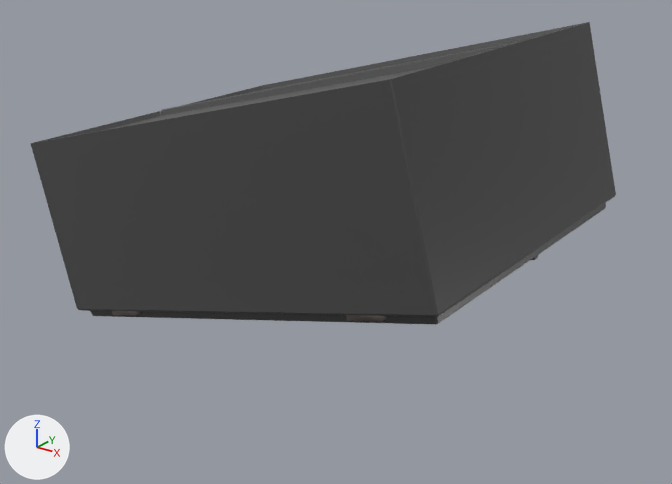
Two versions of the Blender file TunnelTrouble/Assets/Models/Models/Wardrobe(schrank).blend, one commit apart.
Before and after are seen from a camera (50 mm lens) standing at (8.29, -8.13, 4.81) and looking at (2.41, -0.21, 1.0). Arrows for +X, +Y and +Z are at lower left; the lights stay in place. Both versions are drawn at frame 39 of the action 'Fall'; the numbers are the values there.

Before the edit, the objects in view are built like this:
```python
me_cube = bpy.data.meshes.new('Cube')
me_cube.from_pydata(...)  # 52 vertices, 50 faces; spans x -2.14..0.0, y -2.0..2.0, z 0.0..5.0
me_cube.materials.append(mat_material)  # dark grey #474747
ob_cube = bpy.data.objects.new('Cube', me_cube)
ob_cube.location = (0.0, 0.0, 0.0)
ob_cube.rotation_euler = (0.0, 1.308, 0.0)  # degrees (0, 75, 0)
_m = ob_cube.modifiers.new('Bevel', 'BEVEL')
_m.width = 6.04
_m.width_pct = 6.04
_m.limit_method = 'NONE'
```
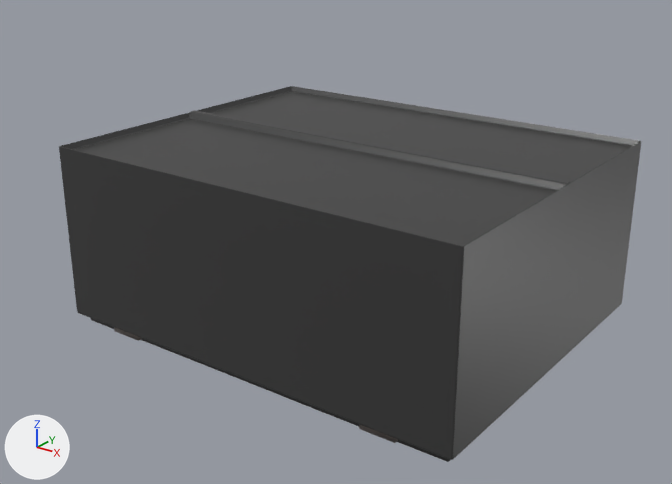
What the commit changed:
Object 'Cube' (ob_cube) moves from (0.0, 0.0, 0.0) to (0.02, -0.05, 0.0).
Object 'Cube' (ob_cube) turns from (0, 75, 0) to (0, 90, 0) degrees about x, y and z.

What differs and where, as boxes [x1, y1, x2, y2] in the pictures (672 x 484 px):
'Cube', moved, turned
    before: [31, 22, 616, 325]
    after: [59, 86, 641, 462]
'Plane', moved, turned
    before: [112, 311, 388, 321]
    after: [114, 327, 398, 443]
